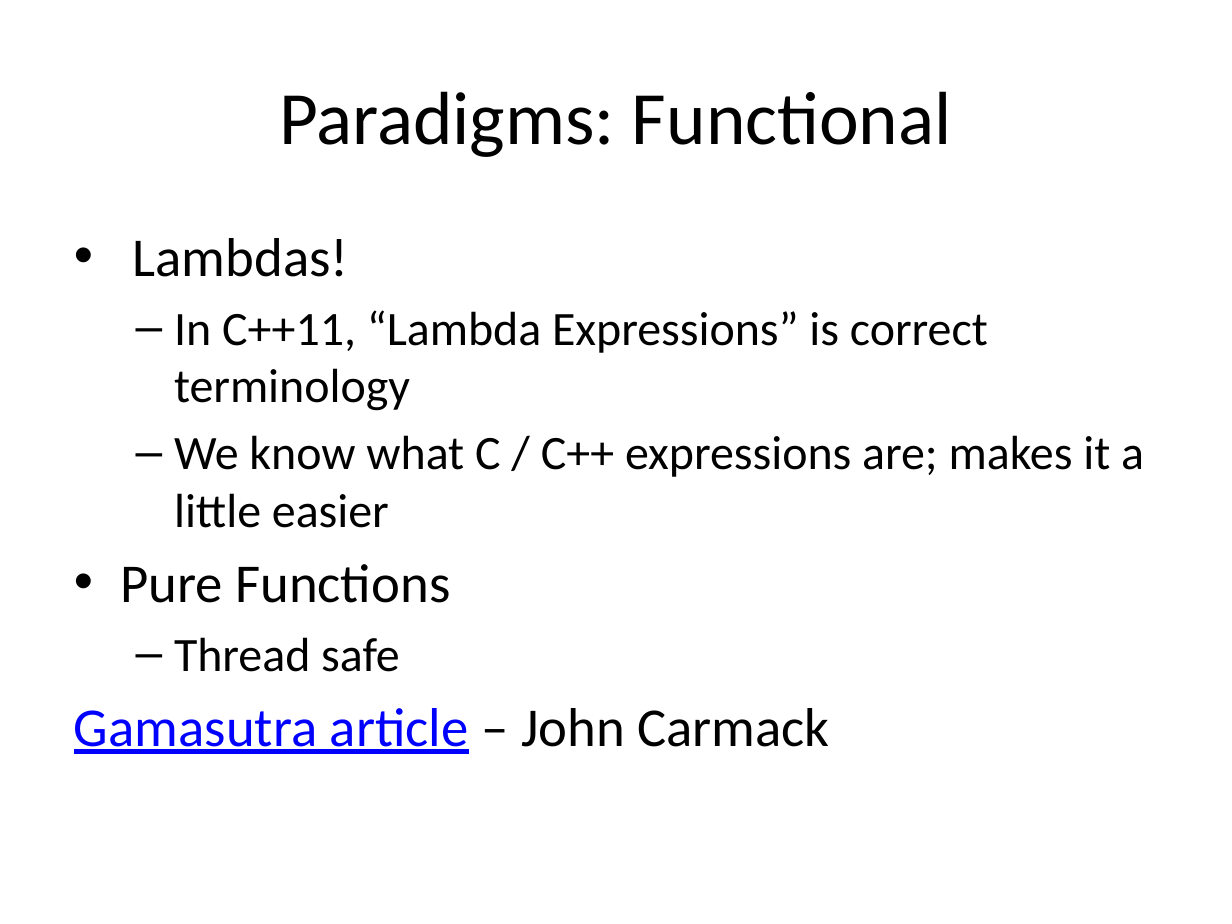
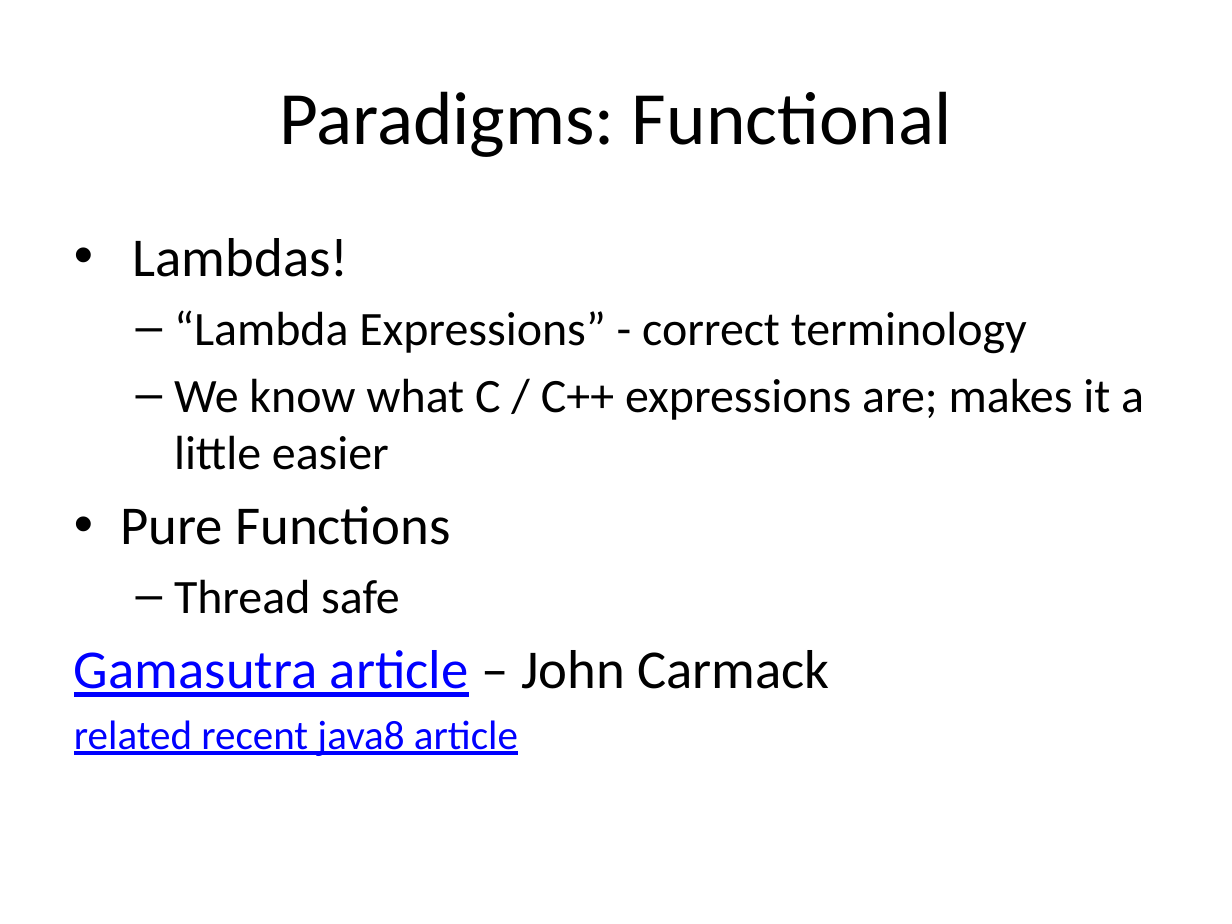
Before and after one commit to fellmad/FunWithCpp11, a slide deck: slide 30 of doc/Fun_with_C++11.pptx. Drawn at 1232x924 pixels with LibreOffice and Linux fonts; fonts in the diff are those of the drawing. Boxes give left, top, right and bottom in pixels: in the first picture for what was removed or moved away, otherwise in the second. Text is boxed around its words. In the diff, an @@ line names an element or a change of style, - is before the commit and + after.

Commit message:
pptx

```diff
--- a/doc/Fun_with_C++11.pptx
+++ b/doc/Fun_with_C++11.pptx
@@ text at [174, 310, 1027, 354]: text changed @@
-  – In C++11, “Lambda Expressions” is correct terminology
+  – “Lambda Expressions” - correct terminology
@@ text at [74, 720, 518, 756]: paragraph added @@
+related recent java8 article
```
Also in this commit, not shown: 1 other file.
